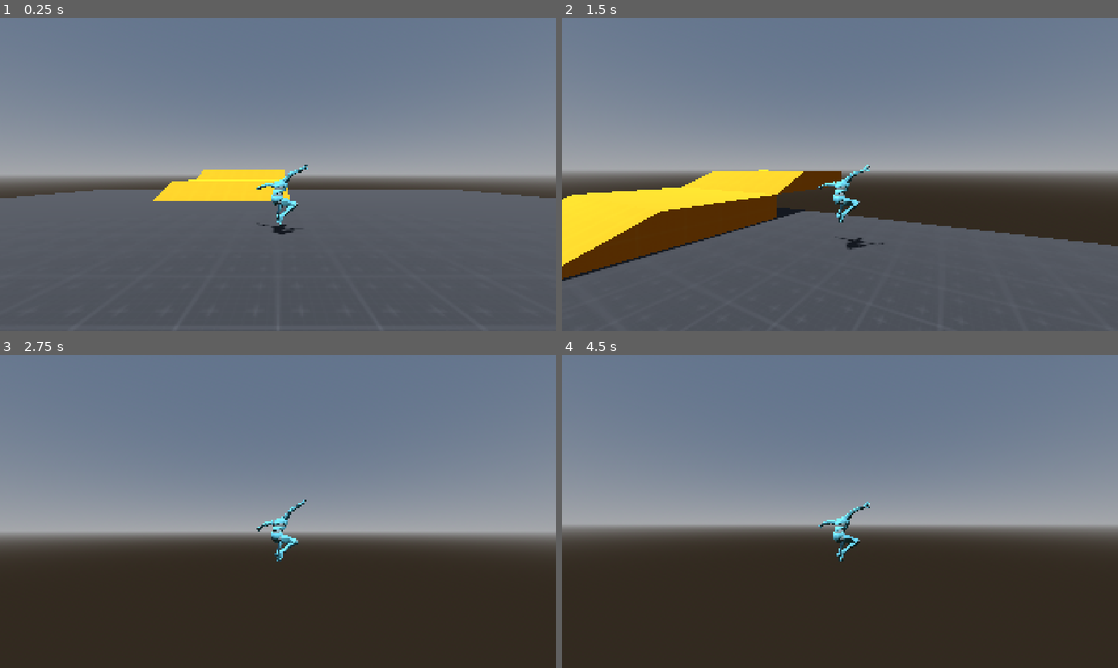
Above: before the commit, frames 1-4 (two rows, left to right).
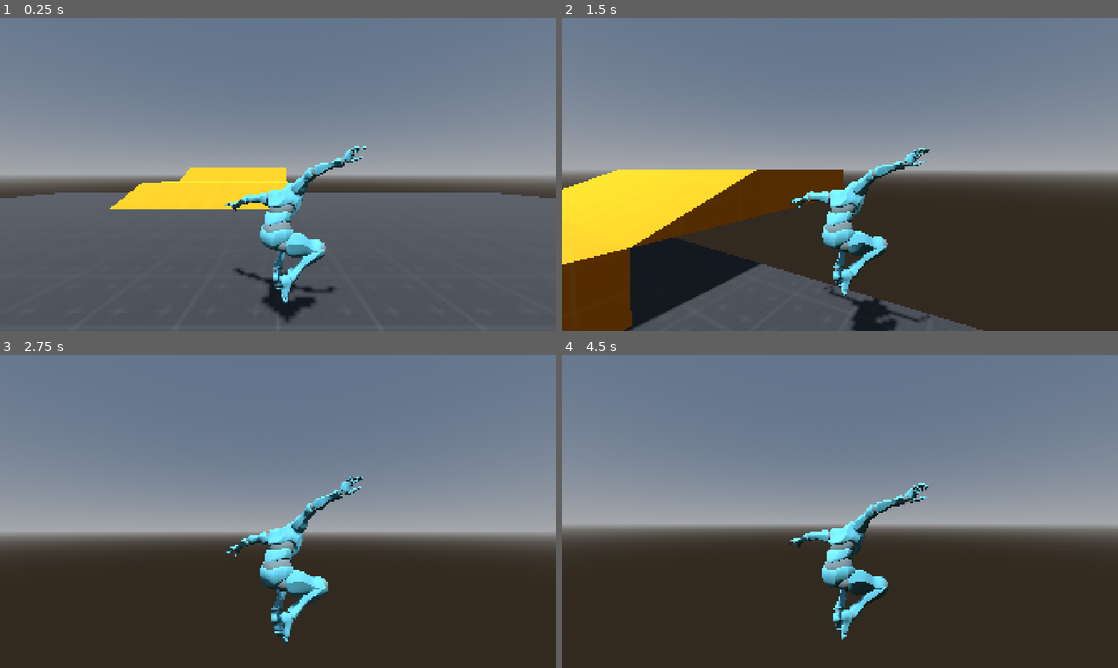
Above: after the commit, the same moments.

Repository: livemehere/3d-prototype
Game: Godot game, scene res://scenes/Main.tscn
Same seed, same stepped clock (60 frames per second), same inputs: the game is played once before the commit and once after it.
Inputs (mouse positions are in pixels of both pictures, inside the frame that each line leads up to):
- Up to frame 1 (0.25 s): no input
- Up to frame 2 (1.5 s): move the mouse to (867, 174) at 0.52 s; hold W (move_forward) from 0.53 s (still down); tap Shift (dash) at 0.6, 1.35 s; tap Space (jump) at 0.77 s; move the mouse to (812, 174) at 1.27 s
- Up to frame 3 (2.75 s): keep holding W (move_forward); tap Space (jump) at 1.52 s; move the mouse to (289, 505) at 2.02 s; tap Shift (dash) at 2.1 s
- Up to frame 4 (4.5 s): keep holding W (move_forward); move the mouse to (834, 517) at 2.77 s; tap Shift (dash) at 2.85, 3.6, 4.35 s; tap Space (jump) at 3.02, 3.77 s; move the mouse to (878, 514) at 3.52 s; move the mouse to (795, 508) at 4.27 s

The runs differ from the first frame. In frame 1, 5.2% of the frame differs, in the area x 13-87%, y 40-98%; in frame 2, 30%, in the area x 0-100%, y 41-100%; in frame 3, 2.9%; in frame 4, 2.8%.

Commit message:
fix: layer update for sprintarm camera

Diff:
--- a/entities/player/Player.tscn
+++ b/entities/player/Player.tscn
@@ -16,6 +16,7 @@
 size = Vector3(0.8, 0.2, 0.5)
 
 [node name="Player" type="CharacterBody3D" unique_id=374215843 node_paths=PackedStringArray("model")]
+collision_mask = 2
 script = ExtResource("1_453mm")
 model = NodePath("Model")
 metadata/_edit_group_ = true
@@ -26,7 +27,8 @@
 
 [node name="SpringArm3D" type="SpringArm3D" parent="." unique_id=1339759267]
 transform = Transform3D(1, 0, 0, 0, 1, 0, 0, 0, 1, 0, 1.5, 0)
-spring_length = 5.0
+collision_mask = 2
+spring_length = 2.0
 script = ExtResource("2_62i1b")
 
 [node name="Camera3D" type="Camera3D" parent="SpringArm3D" unique_id=1376734024]
--- a/entities/player/player.gd
+++ b/entities/player/player.gd
@@ -22,7 +22,7 @@
 # dash
 @export var dash_speed := 18.0
 @export var dash_time := 0.1
-@export var dash_cooldown := 2.0
+@export var dash_cooldown := 0.0
 var dash_timer := 0.0
 @export var dash_cooldown_timer := 0.0 # TODO: display on HUD
 var dash_direction := Vector3.ZERO
--- a/project.godot
+++ b/project.godot
@@ -56,6 +56,11 @@
 ]
 }
 
+[layer_names]
+
+3d_physics/layer_1="player"
+3d_physics/layer_2="world"
+
 [physics]
 
 3d/physics_engine="Jolt Physics"
--- a/scenes/Main.tscn
+++ b/scenes/Main.tscn
@@ -32,6 +32,8 @@
 transform = Transform3D(1, 0, 0, 0, 1, 0, 0, 0, 1, 0, -2, 0)
 operation = 2
 use_collision = true
+collision_layer = 2
+collision_mask = 3
 
 [node name="Ground" type="CSGBox3D" parent="Level" unique_id=332230250]
 transform = Transform3D(1, 0, 0, 0, 1, 0, 0, 0, 1, 0, 1, 3)
